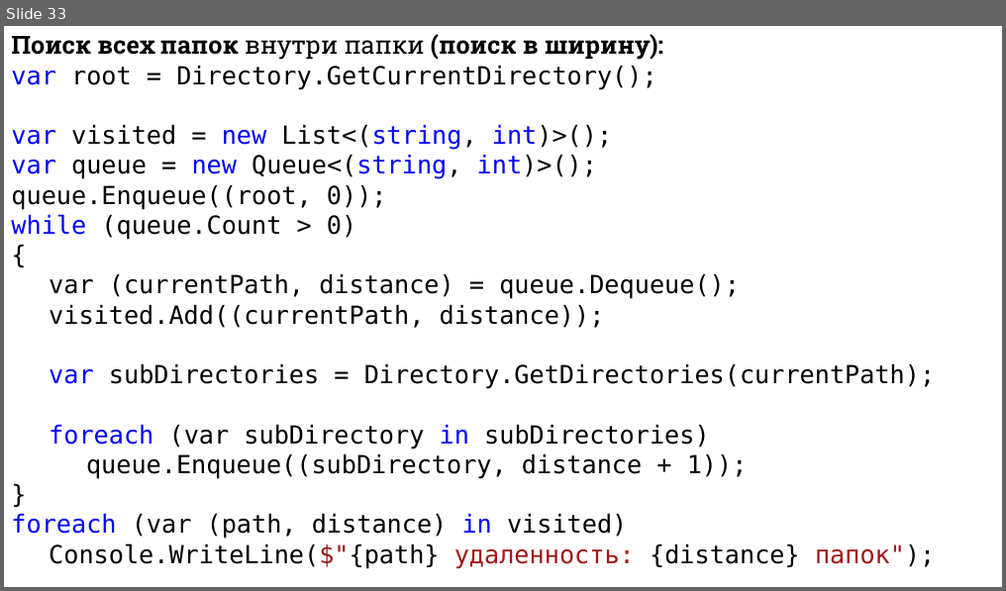
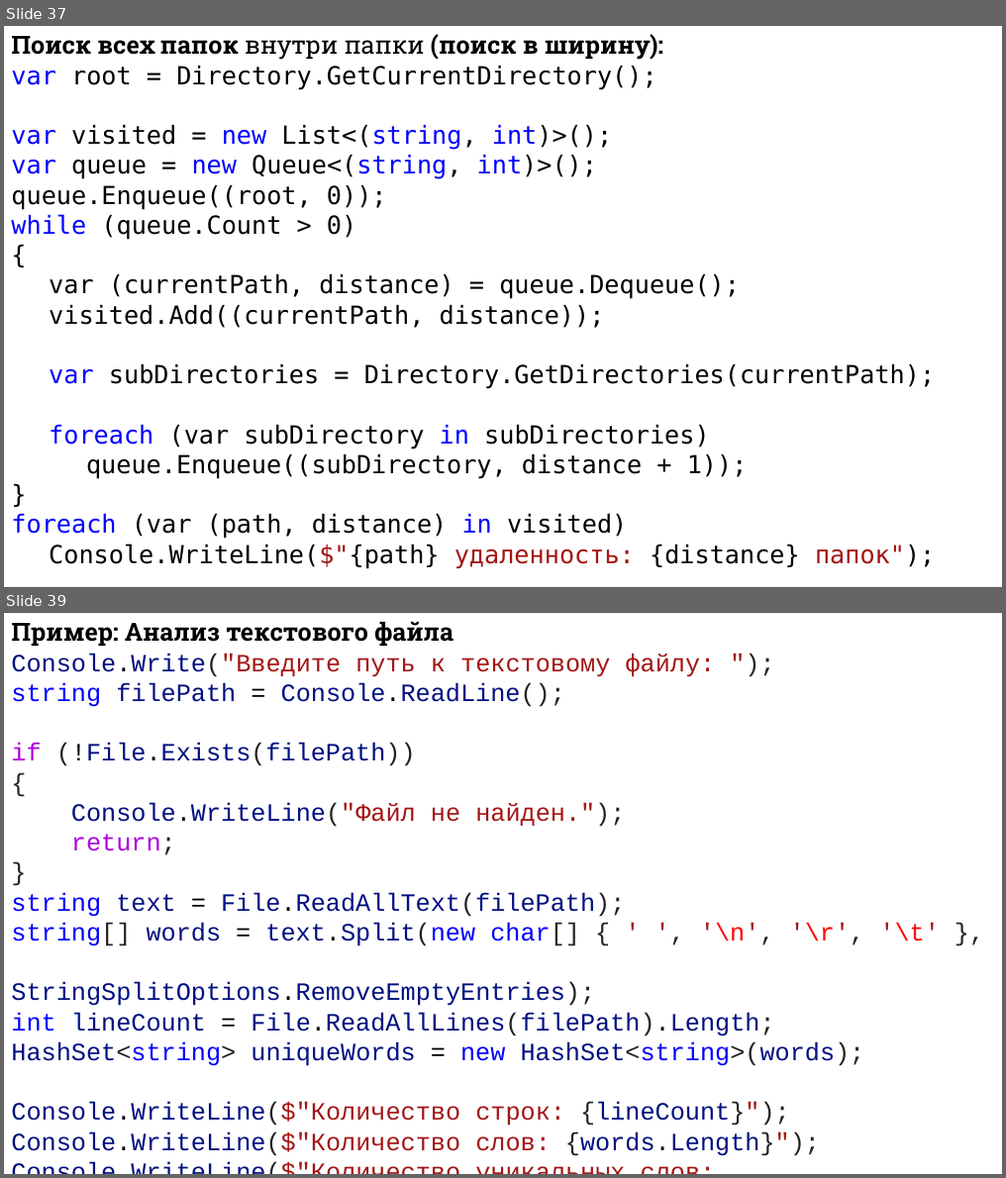
Before and after one commit to DaniilKlyukin/ITiP-1, a slide deck: Лекции/ИТиП лек 4 (лр 4).pptx. Shown one above the other, each under a label of ours: slide 33 before the commit, slides 37 and 39 after it; the slides between them are not shown. The pictures are 1006x591 and 1006x1178 pixels, drawn with LibreOffice and Linux fonts; fonts in the diff are those of the drawing. Boxes give left, top, right and bottom in pixels: in the first picture for what was removed or moved away, otherwise in the second. Text is boxed around its words. In the diff, an @@ line names an element or a change of style, - is before the commit and + after.

```diff
--- a/Лекции/ИТиП лек 4 (лр 4).pptx
+++ b/Лекции/ИТиП лек 4 (лр 4).pptx
@@ slide 39 added at <box>4,613,1002,1174</box>, background #FFFFFF @@
@@ text added at <box>11,621,939,1157</box>, 24 pt, text #001080 @@
+Пример: Анализ текстового файла
+Console.Write("Введите путь к текстовому файлу: ");
+string filePath = Console.ReadLine();
+if (!File.Exists(filePath))
+{
+Console.WriteLine("Файл не найден.");
+return;
+}
+string text = File.ReadAllText(filePath);
+string[] words = text.Split(new char[] { ' ', '\n', '\r', '\t' }, StringSplitOptions.RemoveEmptyEntries);
+int lineCount = File.ReadAllLines(filePath).Length;
+HashSet<string> uniqueWords = new HashSet<string>(words);
+Console.WriteLine($"Количество строк: {lineCount}");
+Console.WriteLine($"Количество слов: {words.Length}");
+Console.WriteLine($"Количество уникальных слов: {uniqueWords.Count}");
@@ what was slide 33 is now slide 37 @@
```
Also in this commit, not shown: 2 slides changed, 5 other slides added.
